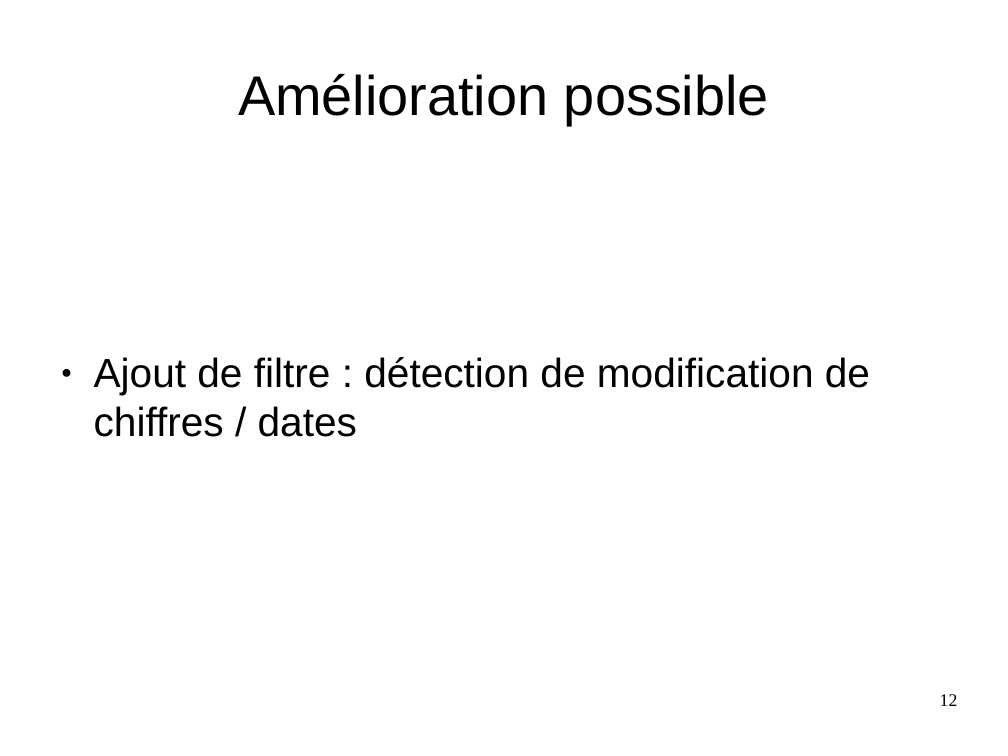
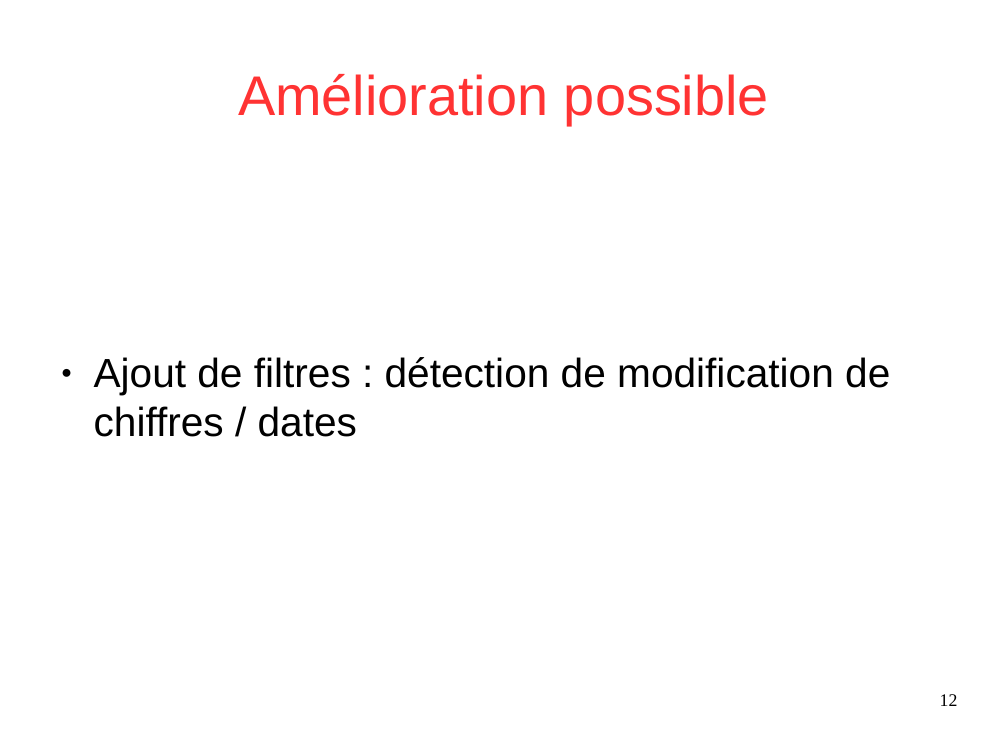
Before and after one commit to Sle3pingForest/StageL3, a slide deck: slide 12 of RapportDamien/presentation.odp. Drawn at 1008x756 pixels with LibreOffice and Linux fonts; fonts in the diff are those of the drawing. Boxes give left, top, right and bottom in pixels: in the first picture for what was removed or moved away, otherwise in the second. Text is boxed around its words. In the diff, an @@ line names an element or a change of style, - is before the commit and + after.

Commit message:
ajout rapport presentation

```diff
--- a/RapportDamien/presentation.odp
+++ b/RapportDamien/presentation.odp
@@ title "Amélioration possible" at (238,74,769,125): text colour #000000 to #FF3333 @@
@@ text at (94,357,890,437): text changed @@
-● Ajout de filtre : détection de modification de chiffres / dates
+● Ajout de filtres : détection de modification de chiffres / dates
```
Also in this commit, not shown: 5 other slides changed, 1 other file.
